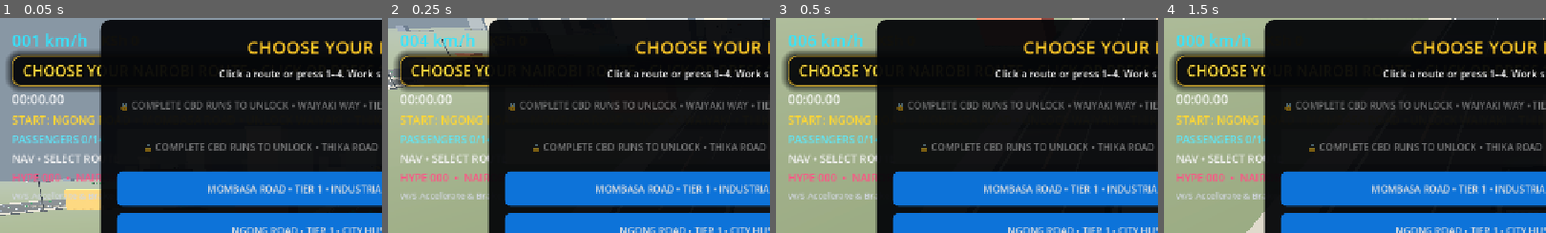
Above: before the commit, frames 1-4 (left to right).
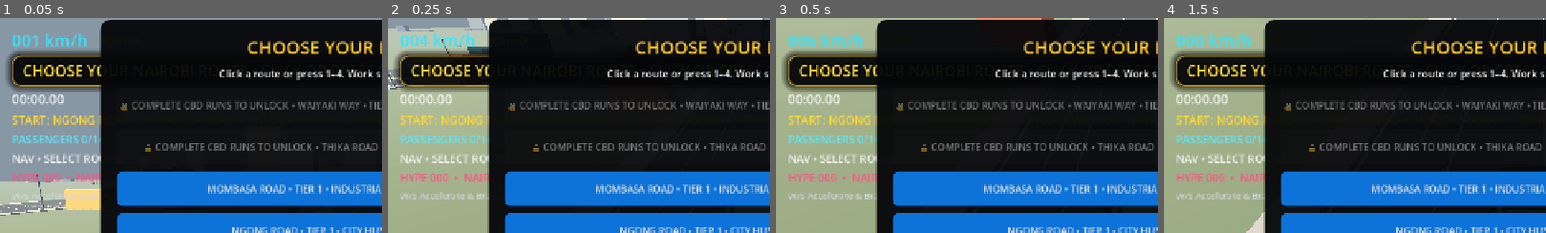
Above: after the commit, the same moments.

Repository: beathubonline-arch/Matatu-Mayhem
Game: Godot game, scene res://scenes/main/Main.tscn
Two runs of this game, one before a commit and one after it. Both use one fixed random seed, a clock stepped at 60 frames per second and the inputs below.
Inputs (mouse positions are % of the whole screen's width and height, from its top left):
- Up to frame 1 (0.05 s): no input
- Up to frame 2 (0.25 s): no input
- Up to frame 3 (0.5 s): no input
- Up to frame 4 (1.5 s): tap A (steer_left) at 0.5, 1.25 s; move the mouse to (72, 45) at 0.52 s; hold D (steer_right) 0.53-1.28 s; hold N (radio_next) 0.53-1.28 s; click (72, 45) at 0.67 s; move the mouse to (30, 55) at 1.27 s; hold S (brake) from 1.28 s (still down); tap M (radio_toggle) at 1.35 s
The pictures show only the part of the screen within x 0-50%, y 0-50%; the shares and areas given below are measured in that part.

The runs differ from the first frame. In frame 2, 0.2% of the frame differs, in the area x 16-27%, y 13-18%; in frame 3, nothing differs; in frame 4, nothing differs.
Error before the commit: Invalid call. Nonexistent function 'get_corridor' in base 'Nil'. (res://scripts/gameplay/CorridorServiceManager.gd:344)

Commit message:
Fix rival startup race before corridor service is ready

Diff:
--- a/scripts/traffic/RivalMatatuManager.gd
+++ b/scripts/traffic/RivalMatatuManager.gd
@@ -24,9 +24,13 @@
 		corridor_service.direction_changed.connect(_on_direction_changed)
 	_player = GameManager.get_player_vehicle() as Node3D
 	_rng.randomize()
-	_spawn_pack()
+	# RivalNganyas appears before CorridorService in Main.tscn, so defer spawning
+	# until every sibling has completed _ready(). This avoids launch-time nil access.
+	call_deferred("_spawn_pack")
 
 func _spawn_pack() -> void:
+	if network == null or corridor_service == null:
+		return
 	for child in get_children():
 		child.queue_free()
 	for i in range(rival_count):
@@ -48,8 +52,14 @@
 	var rival := CharacterBody3D.new()
 	rival.name = "RivalNganya%02d" % index
 	var points: Array = []
-	if network != null:
-		points = corridor_service._active_corridor_data()["points"] if corridor_service != null else network.get_corridor(active_corridor)["points"]
+	# Rivals may exist before a route is selected. Use network data directly then;
+	# once service is active, use its direction-aware route.
+	if corridor_service != null and corridor_service.active and corridor_service.network != null:
+		var active_data: Dictionary = corridor_service._active_corridor_data()
+		points = active_data.get("points", [])
+	elif network != null:
+		var base_data: Dictionary = network.get_corridor(active_corridor)
+		points = base_data.get("points", [])
 	if points.size() < 2:
 		points = [Vector3(0,0,80), Vector3(0,0,-80)]
 	var segment_index: int = index % max(points.size() - 1, 1)
